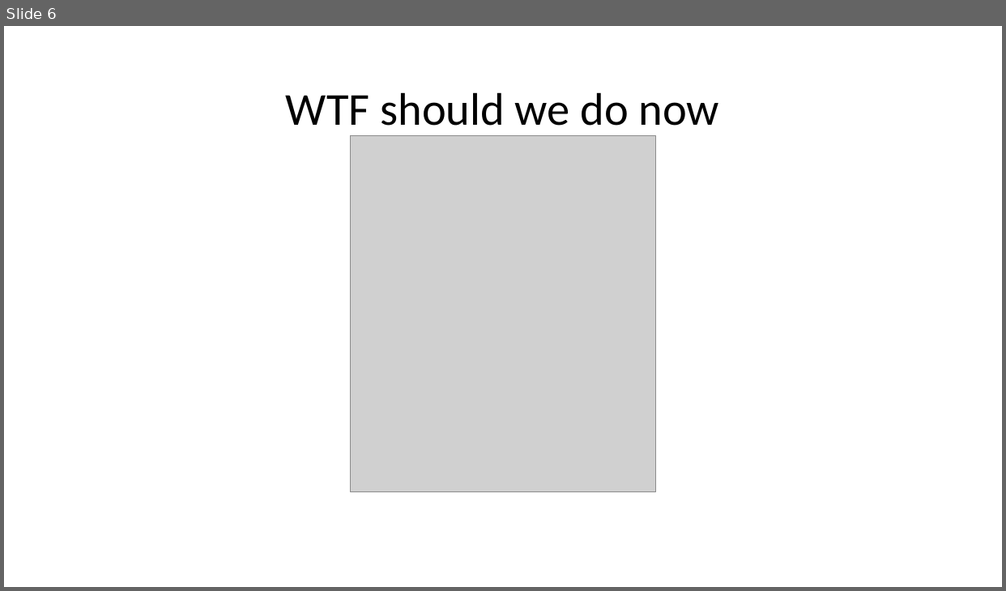
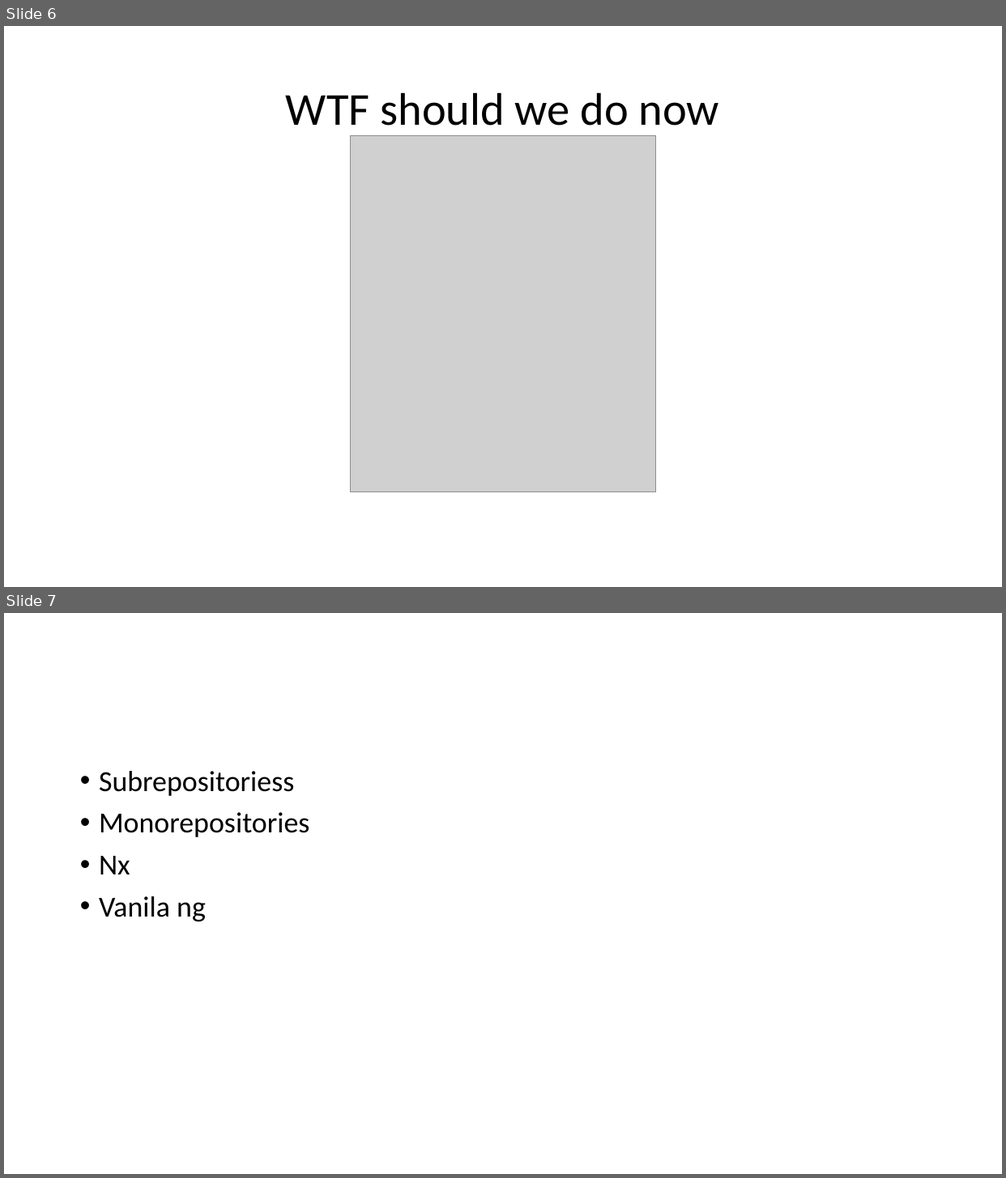
Before and after one commit to Xapuu/programingStuff, a slide deck: ngMeetup.pptx. Shown one above the other, each under a label of ours: slide 6 before the commit, slides 6 and 7 after it. The pictures are 1006x591 and 1006x1178 pixels, drawn with LibreOffice and Linux fonts; fonts in the diff are those of the drawing; grey boxes stand for pictures. Boxes give left, top, right and bottom in pixels: in the first picture for what was removed or moved away, otherwise in the second. Text is boxed around its words. In the diff, an @@ line names an element or a change of style, - is before the commit and + after.

```diff
--- a/ngMeetup.pptx
+++ b/ngMeetup.pptx
@@ slide 7 added at [4, 613, 1002, 1174], background #FFFFFF @@
@@ text added at [99, 771, 309, 922], 28 pt, text #000000 @@
+• Subrepositoriess
+• Monorepositories
+• Nx
+• Vanila ng
```
Also in this commit, not shown: 1 slide changed, 5 other slides added, 3 slides removed, 1 other file.
